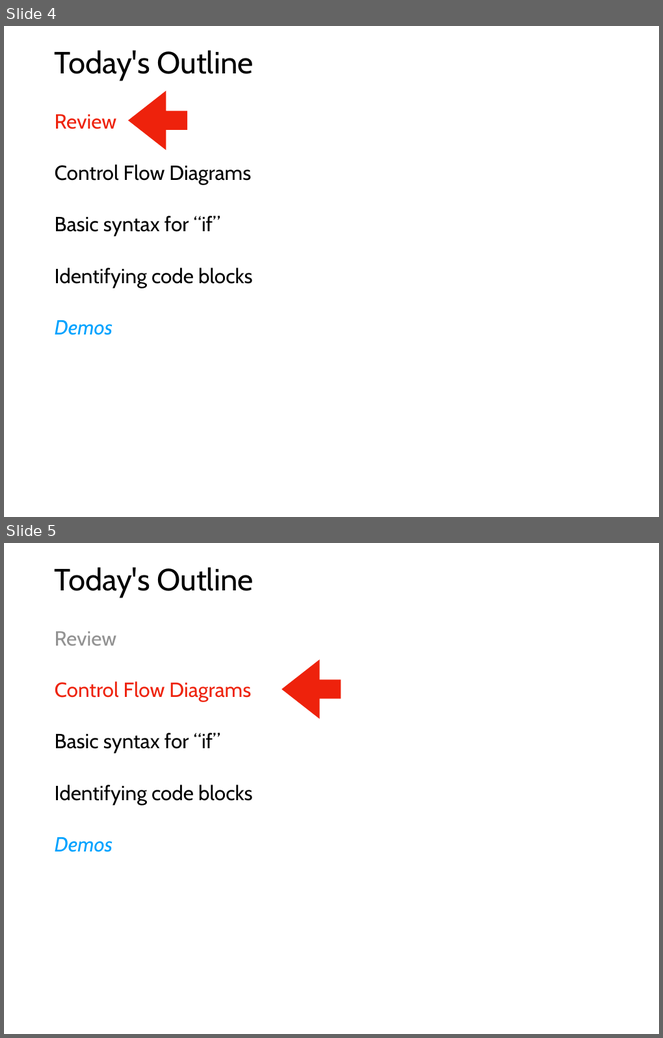
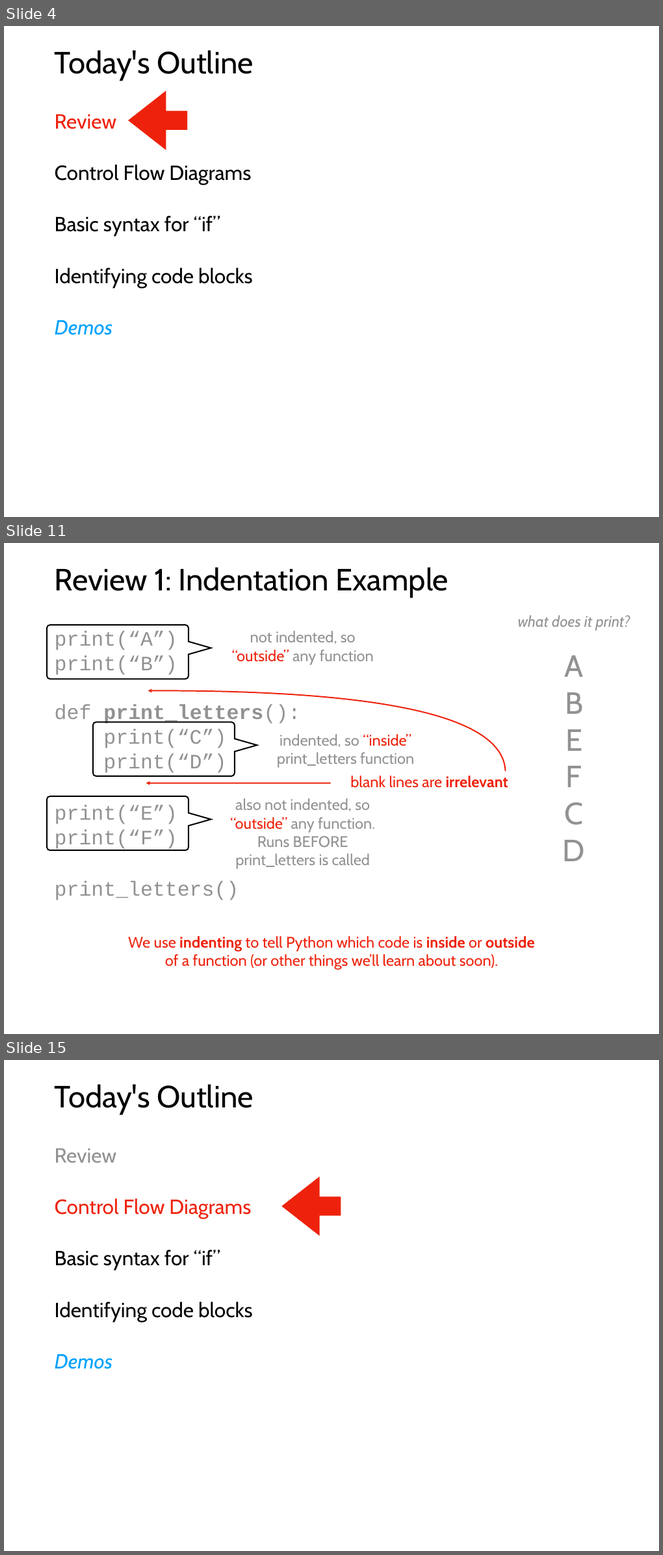
Before and after one commit to tylerharter/caraza-harter-com, a slide deck: tyler/meena/cs220/s22/materials/lecture_ppts/lec_08_S22.ppt. Shown one above the other, each under a label of ours: slides 4 and 5 before the commit, slides 4, 11 and 15 after it; the slides between them are not shown. The pictures are 663x1038 and 663x1555 pixels, drawn with LibreOffice and Linux fonts; fonts in the diff are those of the drawing. Boxes give left, top, right and bottom in pixels: in the first picture for what was removed or moved away, otherwise in the second. Text is boxed around its words. In the diff, an @@ line names an element or a change of style, - is before the commit and + after.

```diff
--- a/tyler/meena/cs220/s22/materials/lecture_ppts/lec_08_S22.ppt
+++ b/tyler/meena/cs220/s22/materials/lecture_ppts/lec_08_S22.ppt
@@ slide 11 added at box(4, 543, 659, 1034), background #FFFFFF @@
@@ title added at box(55, 567, 449, 598), 48 pt, text #000000 @@
+Review 1: Indentation Example
@@ text added at box(518, 615, 631, 631), 24 pt, text #929292, italic @@
+what does it print?
@@ freeform shape added at box(47, 625, 211, 679), outline #000000 2.01 pt @@
@@ text added at box(55, 631, 300, 901), 32 pt, text #929292 @@
+    print(“A”)
+    print(“B”)
+    def print_letters():
+    print(“C”)
+    print(“D”)
+  print(“E”)
+  print(“F”)
+  print_letters()
@@ text added at box(232, 631, 374, 665), 24 pt, text #929292 @@
+not indented, so
+“outside” any function
@@ text added at box(563, 655, 585, 861), 48 pt, text #929292 @@
+A
+B
+E
+F
+C
+D
@@ freeform shape added at box(148, 691, 506, 772), outline #EE220C 2.01 pt @@
@@ freeform shape added at box(93, 722, 257, 776), outline #000000 2.01 pt @@
@@ text added at box(277, 734, 414, 768), 24 pt, text #929292 @@
+indented, so “inside”
+print_letters function
@@ text added at box(350, 776, 508, 788), 24 pt, text #EE220C @@
+blank lines are irrelevant
@@ arrow added from (331, 783) to (146, 783), #EE220C 2.01 pt @@
@@ freeform shape added at box(47, 797, 211, 851), outline #000000 2.01 pt @@
@@ text added at box(230, 798, 375, 869), 24 pt, text #929292 @@
+also not indented, so
+“outside” any function.
+Runs BEFORE
+print_letters is called
@@ text added at box(128, 936, 535, 970), 24 pt, text #EE220C @@
+We use indenting to tell Python which code is inside or outside
+of a function (or other things we’ll learn about soon).
@@ what was slide 5 is now slide 15 @@
```
Also in this commit, not shown: 4 slides changed, 9 other slides added, 1 slide removed, 1 other file.
